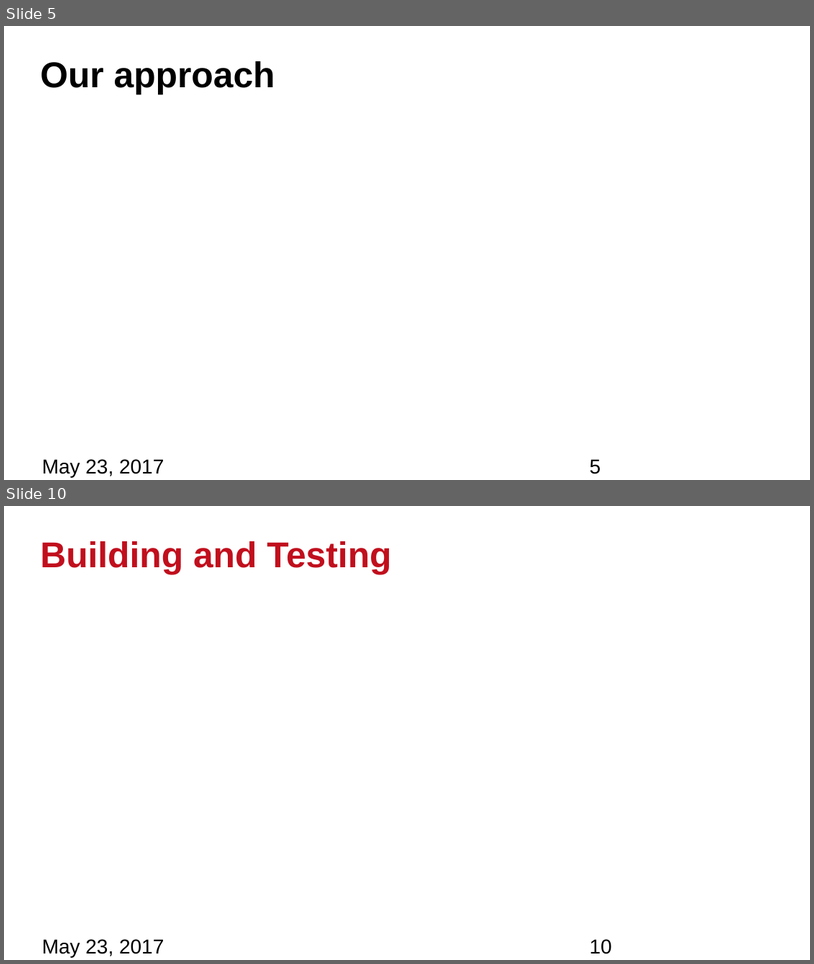
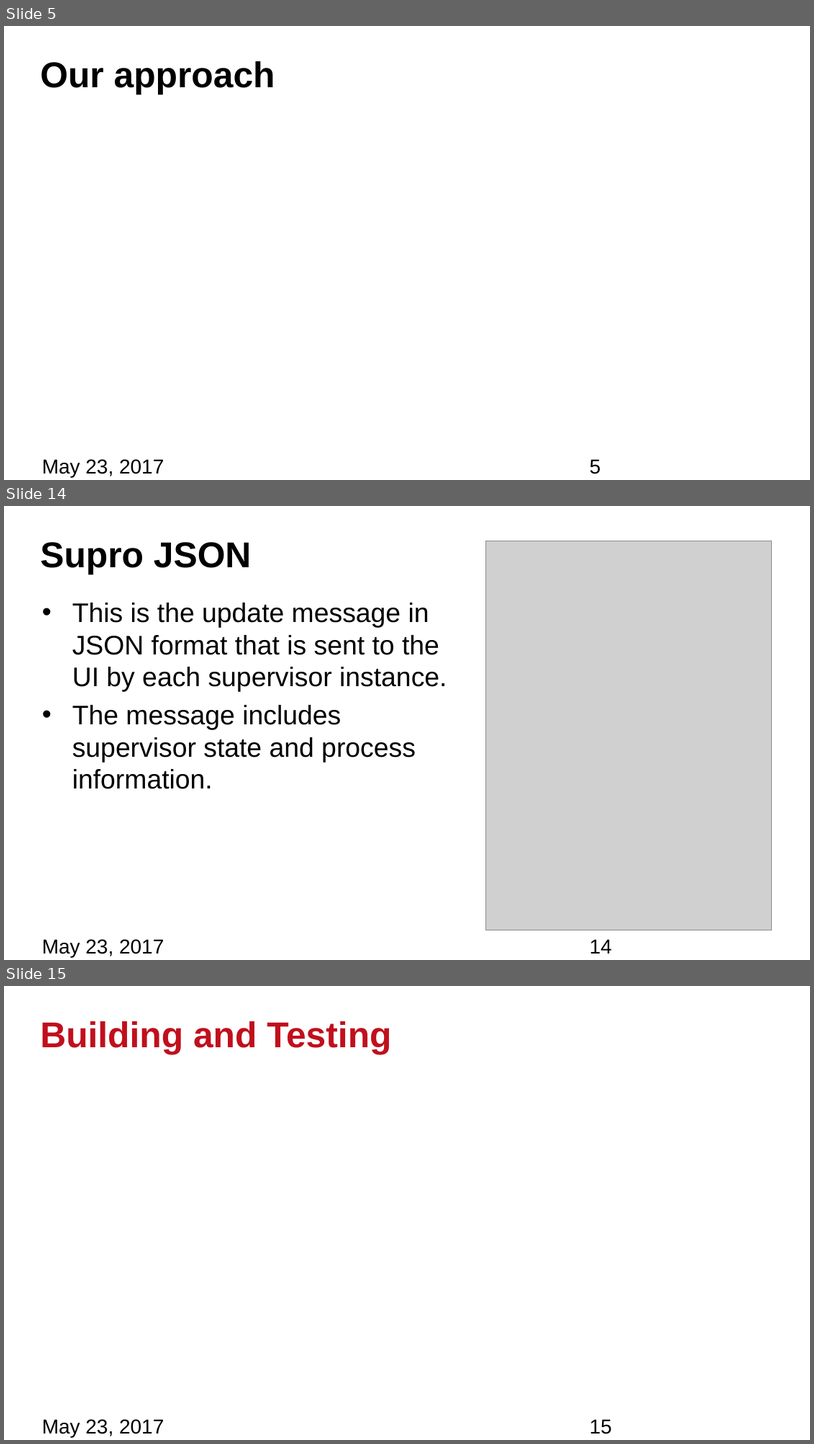
Before and after one commit to bhoang8855/JPL--FInal-Presentation, a slide deck: JPLFinalPresentation.pptx. Shown one above the other, each under a label of ours: slides 5 and 10 before the commit, slides 5, 14 and 15 after it; the slides between them are not shown. The pictures are 814x964 and 814x1444 pixels, drawn with LibreOffice and Linux fonts; fonts in the diff are those of the drawing; grey boxes stand for pictures; background and template pictures are left out. Boxes give left, top, right and bottom in pixels: in the first picture for what was removed or moved away, otherwise in the second. Text is boxed around its words. In the diff, an @@ line names an element or a change of style, - is before the commit and + after.

```diff
--- a/JPLFinalPresentation.pptx
+++ b/JPLFinalPresentation.pptx
@@ slide 14 added at [4, 506, 810, 960], background #FFFFFF @@
@@ title added at [40, 542, 252, 574], 32 pt, text #000000, bold @@
+Supro JSON
@@ picture added at [486, 541, 772, 930] @@
@@ text added at [72, 602, 447, 789], 24 pt, text #000000 @@
+• This is the update message in JSON format that is sent to the UI by each supervisor instance.
+• The message includes supervisor state and process information.
@@ text added at [42, 939, 164, 957], 18 pt, text #000000 @@
+May 23, 2017
@@ page number added at [590, 939, 612, 953], 18 pt, text #000000 @@
+14
@@ what was slide 10 is now slide 15 @@
@@ page number at [590, 1419, 612, 1434]: text changed @@
-10
+15
```
Also in this commit, not shown: 5 slides changed, 4 other slides added.
